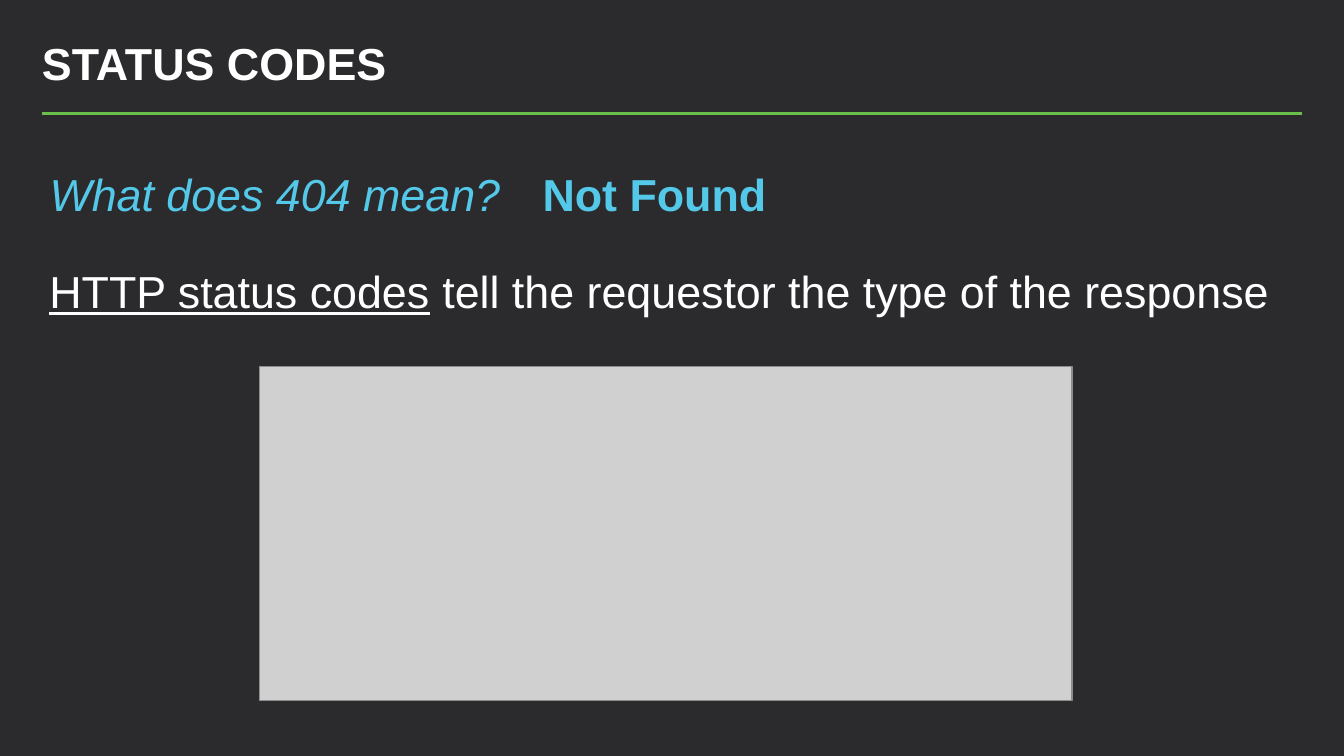
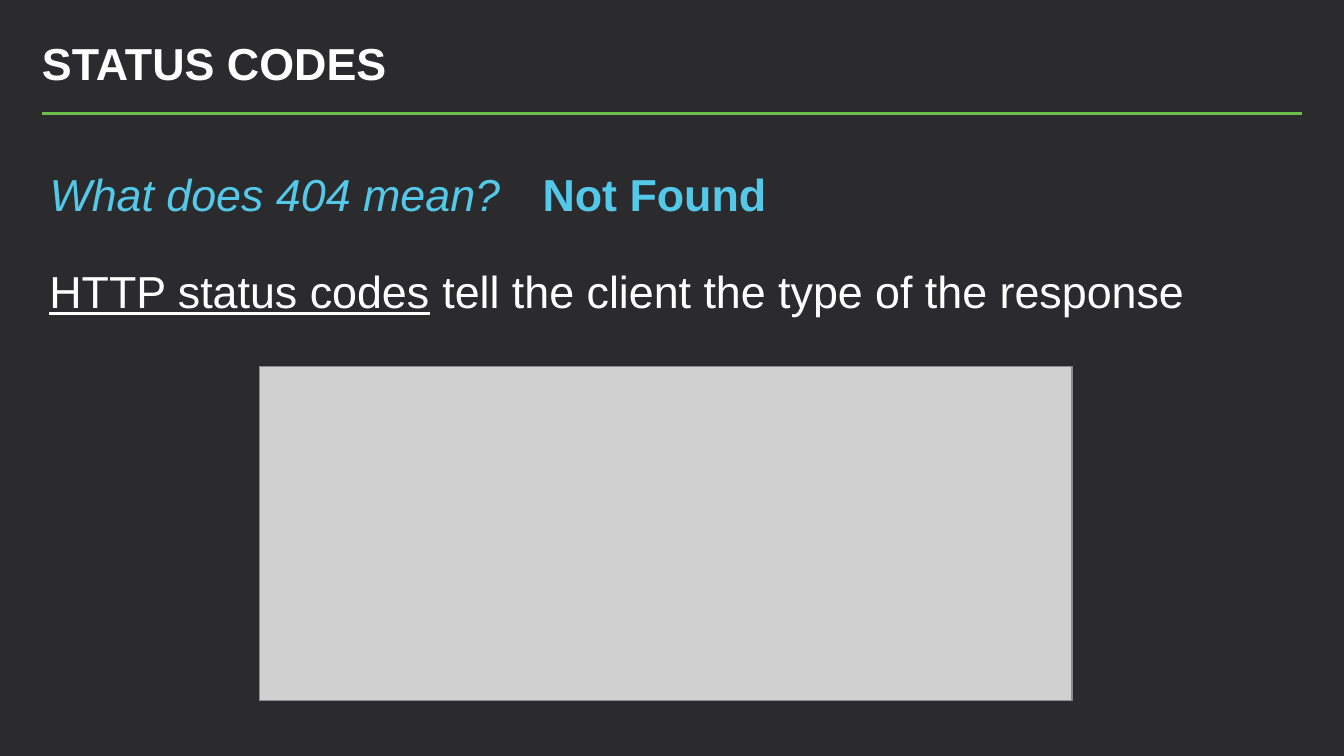
Before and after one commit to hytechclub/web-201, a slide deck: slide 16 of HttpOverview/HttpOverview.pptx (slide 14 before the commit). Drawn at 1344x756 pixels with LibreOffice and Linux fonts; fonts in the diff are those of the drawing; grey boxes stand for pictures. Boxes give left, top, right and bottom in pixels: in the first picture for what was removed or moved away, otherwise in the second. Text is boxed around its words. In the diff, an @@ line names an element or a change of style, - is before the commit and + after.

```diff
--- a/HttpOverview/HttpOverview.pptx
+++ b/HttpOverview/HttpOverview.pptx
@@ text at [49,275,1184,317]: text changed @@
-HTTP status codes tell the requestor the type of the response
+HTTP status codes tell the client the type of the response
```
Also in this commit, not shown: 2 slides added, 2 other files.
